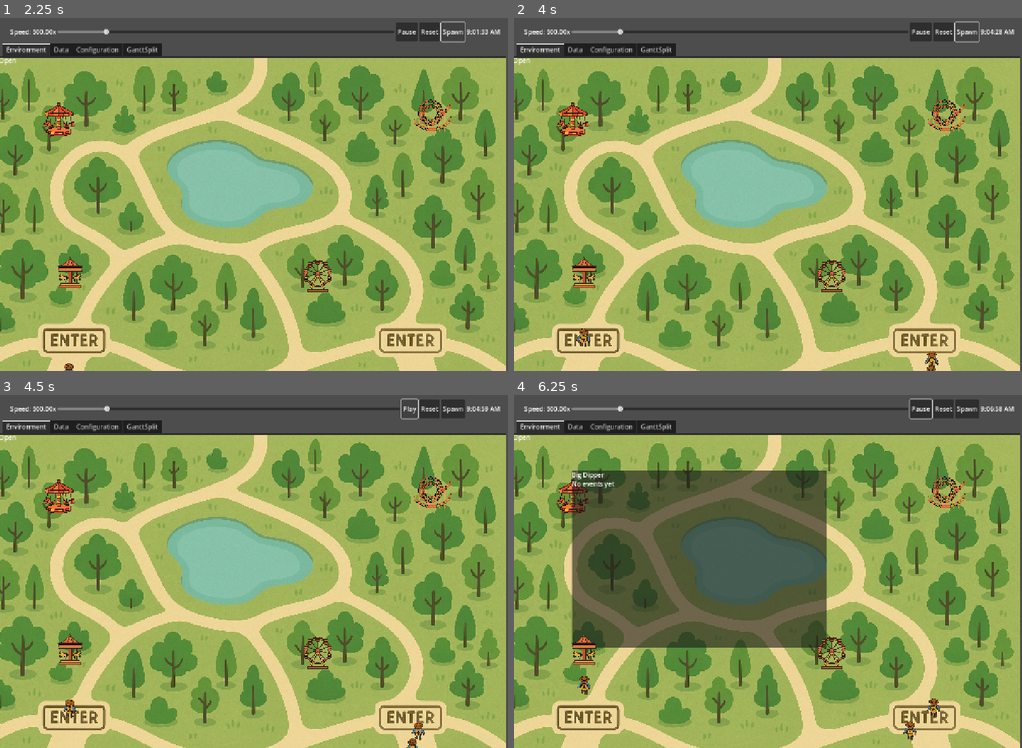
Above: before the commit, frames 1-4 (two rows, left to right).
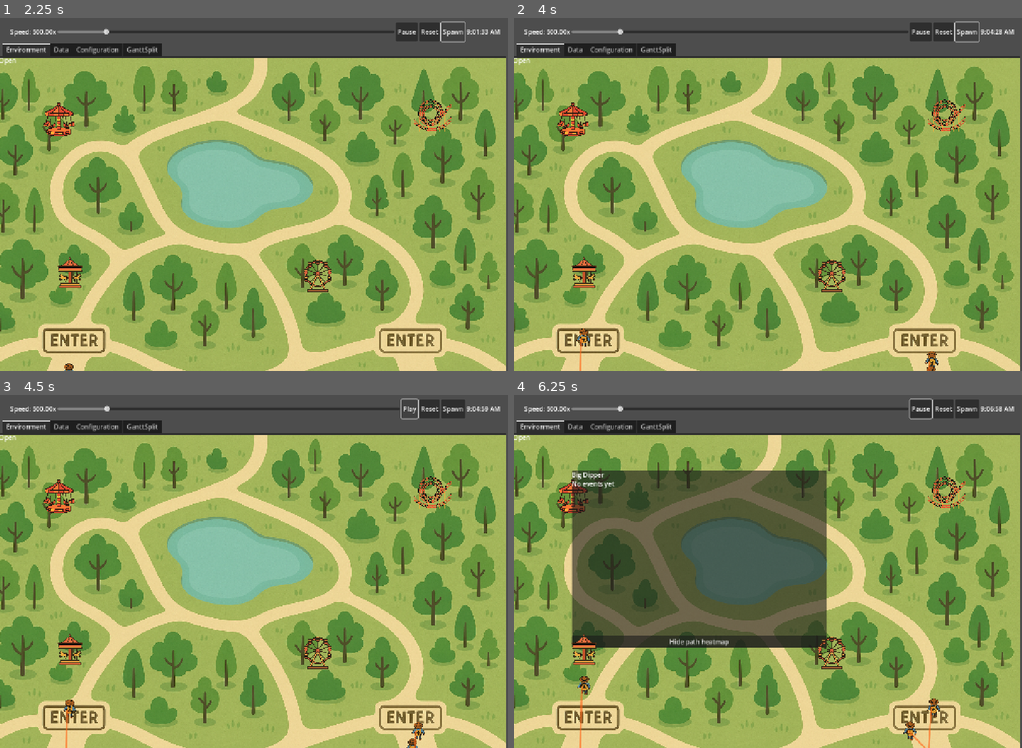
Above: after the commit, the same moments.

Repository: drewcydrew/sim-testing
Game: Godot game, scene res://Classes/World/World.tscn
Same seed, same stepped clock (60 frames per second), same inputs: the game is played once before the commit and once after it.
Inputs (mouse positions are in pixels of both pictures, inside the frame that each line leads up to):
- Up to frame 1 (2.25 s): click "Reset" at 0.5 s; click "Play" at 1.25 s; click "Spawn" at 2 s
- Up to frame 2 (4 s): click "Spawn" at 2.75 s; click "Spawn" at 3.5 s
- Up to frame 3 (4.5 s): click "Pause" at 4.25 s
- Up to frame 4 (6.25 s): click "Play" at 5 s; drag from (574, 497) to (834, 652) at 5.77 s

Frame 1 is identical in both runs. In frame 2, less than 0.1% of the frame differs, in the area x 12-82%, y 90-100%; in frame 3, less than 0.1%; in frame 4, 1.7%, in the area x 11-83%, y 68-100%.

Commit message:
adding heatmaps

Diff:
--- a/Classes/EventTooltip/event_tooltip.gd
+++ b/Classes/EventTooltip/event_tooltip.gd
@@ -9,9 +9,10 @@
 @export var display_type: String = ""
 
 ## Path to the RichTextLabel that will display the text
-@export var label_path: NodePath = "PanelContainer/MarginContainer/RichTextLabel"
+@export var label_path: NodePath = "PanelContainer/MarginContainer/VBoxContainer/RichTextLabel"
 
 var _label: RichTextLabel = null
+@onready var _heatmap_btn: Button = $PanelContainer/MarginContainer/VBoxContainer/HeatmapToggleButton
 
 # Closed events for this entity: { label, start_time, end_time, color, row_key, type }
 var _closed_events: Array[Dictionary] = []
@@ -33,14 +34,14 @@
 
 	# Subscribe to live updates from GanttHub (autoload singleton)
 	if typeof(GanttHub) != TYPE_NIL:
-		if not GanttHub.is_connected("event_recorded", Callable(self, "_on_hub_event_recorded")):
-			GanttHub.connect("event_recorded", Callable(self, "_on_hub_event_recorded"))
-		if not GanttHub.is_connected("event_opened", Callable(self, "_on_hub_event_opened")):
-			GanttHub.connect("event_opened", Callable(self, "_on_hub_event_opened"))
-		if not GanttHub.is_connected("event_finished", Callable(self, "_on_hub_event_finished")):
-			GanttHub.connect("event_finished", Callable(self, "_on_hub_event_finished"))
-		if GanttHub.has_signal("events_reset") and not GanttHub.is_connected("events_reset", Callable(self, "_on_hub_events_reset")):
-			GanttHub.connect("events_reset", Callable(self, "_on_hub_events_reset"))
+		if not GanttHub.is_connected("event_recorded", Callable(self , "_on_hub_event_recorded")):
+			GanttHub.connect("event_recorded", Callable(self , "_on_hub_event_recorded"))
+		if not GanttHub.is_connected("event_opened", Callable(self , "_on_hub_event_opened")):
+			GanttHub.connect("event_opened", Callable(self , "_on_hub_event_opened"))
+		if not GanttHub.is_connected("event_finished", Callable(self , "_on_hub_event_finished")):
+			GanttHub.connect("event_finished", Callable(self , "_on_hub_event_finished"))
+		if GanttHub.has_signal("events_reset") and not GanttHub.is_connected("events_reset", Callable(self , "_on_hub_events_reset")):
+			GanttHub.connect("events_reset", Callable(self , "_on_hub_events_reset"))
 
 	_rebuild_dirty = true
 	set_process(true)
@@ -86,7 +87,7 @@
 				_open_event = {
 					"label": o.get("label", ""),
 					"start_time": float(o.get("start_time", 0.0)),
-					"end_time": -1.0,  # sentinel for open
+					"end_time": - 1.0, # sentinel for open
 					"color": o.get("color", Color.WHITE),
 					"type": o.get("type", ""),
 					"row_key": row_key
@@ -131,7 +132,7 @@
 	_open_event = {
 		"label": payload.get("label", ""),
 		"start_time": float(payload.get("start_time", 0.0)),
-		"end_time": -1.0,
+		"end_time": - 1.0,
 		"color": payload.get("color", Color.WHITE),
 		"type": payload.get("type", ""),
 		"row_key": ev_row_key
@@ -262,3 +263,12 @@
 	if typeof(SimulationClock) != TYPE_NIL and SimulationClock.has_method("now"):
 		return float(SimulationClock.now())
 	return float(Time.get_ticks_msec()) / 1000.0
+
+
+func _on_heatmap_toggle_pressed() -> void:
+	var traveller: Node = get_parent()
+	if traveller == null or not traveller.has_method("toggle_trail"):
+		return
+	traveller.toggle_trail()
+	if is_instance_valid(_heatmap_btn):
+		_heatmap_btn.text = "Hide path heatmap" if traveller._trail_visible else "Show path heatmap"
--- a/Classes/EventTooltip/event_tooltip.tscn
+++ b/Classes/EventTooltip/event_tooltip.tscn
@@ -17,5 +17,15 @@
 [node name="MarginContainer" type="MarginContainer" parent="PanelContainer"]
 layout_mode = 2
 
-[node name="RichTextLabel" type="RichTextLabel" parent="PanelContainer/MarginContainer"]
+[node name="VBoxContainer" type="VBoxContainer" parent="PanelContainer/MarginContainer"]
 layout_mode = 2
+
+[node name="RichTextLabel" type="RichTextLabel" parent="PanelContainer/MarginContainer/VBoxContainer"]
+layout_mode = 2
+size_flags_vertical = 3
+
+[node name="HeatmapToggleButton" type="Button" parent="PanelContainer/MarginContainer/VBoxContainer"]
+layout_mode = 2
+text = "Hide path heatmap"
+
+[connection signal="pressed" from="PanelContainer/MarginContainer/VBoxContainer/HeatmapToggleButton" to="." method="_on_heatmap_toggle_pressed"]
--- /dev/null
+++ b/Classes/TrailOverlay/trail_overlay.gd
@@ -0,0 +1,25 @@
+extends Node2D
+class_name TrailOverlay
+
+@export var line_width: float = 3.0
+@export var line_color: Color = Color(1.0, 0.4, 0.1, 0.6)
+
+var _points: Array[Vector2] = []
+
+func _ready() -> void:
+	# Render in world space, independent of parent transform
+	top_level = true
+	visible = false
+
+func add_point(world_pos: Vector2) -> void:
+	_points.append(world_pos)
+	queue_redraw()
+
+func clear_points() -> void:
+	_points.clear()
+	queue_redraw()
+
+func _draw() -> void:
+	if _points.size() < 2:
+		return
+	draw_polyline(_points, line_color, line_width, true)
--- a/Classes/Traveller/traveller.gd
+++ b/Classes/Traveller/traveller.gd
@@ -1,4 +1,6 @@
 extends CharacterBody2D
+
+const TrailOverlayScript = preload("res://Classes/TrailOverlay/trail_overlay.gd")
 
 @export var movement_speed: float = 0.5
 @export var navigation_agent: NavigationAgent2D
@@ -15,7 +17,6 @@
 
 var _has_open_event: bool = false
 var _current_event_label: String = ""
-
 
 
 var home_entry_point: Node2D = null
@@ -26,24 +27,35 @@
 var _env: Node = null
 var _env_is_open: bool = true
 # Per-traveller event log, mirroring what we send to GanttHub
-var event_log: Array = []   # each entry: { "label", "start", "end", "color", "category", "note" }
+var event_log: Array = [] # each entry: { "label", "start", "end", "color", "category", "note" }
 var _current_event_index: int = -1
 
 var current_attraction: Node2D = null
 var is_visiting: bool = false
+
+# --- Trail / heatmap ---
+@export var trail_sample_distance: float = 6.0 # world pixels between path samples
+var _trail_overlay: Node2D = null
+var _trail_visible: bool = true
+var _last_sample_pos: Vector2 = Vector2.ZERO
 
 func _ready() -> void:
 	# --- Physics layers: assume environment/obstacles = layer 1, travellers = layer 2 ---
 	# Put traveller on layer 2:
 	set_collision_layer_value(1, false) # not on world layer
-	set_collision_layer_value(2, true)  # on travellers layer
+	set_collision_layer_value(2, true) # on travellers layer
 
 	# Collide only with world (layer 1), not with other travellers (layer 2):
-	set_collision_mask_value(1, true)   # collide with world/obstacles
-	set_collision_mask_value(2, false)  # ignore other travellers
+	set_collision_mask_value(1, true) # collide with world/obstacles
+	set_collision_mask_value(2, false) # ignore other travellers
 
 	#tap_button.pressed.connect(_on_tap_button_pressed)
 
+	_trail_overlay = Node2D.new()
+	_trail_overlay.set_script(TrailOverlayScript)
+	add_child(_trail_overlay)
+	_trail_overlay.visible = true
+	_last_sample_pos = global_position
 
 	pick_and_go_to_next_attraction()
 
@@ -55,7 +67,6 @@
 
 func _physics_process(delta: float) -> void:
 	# If we’re in a visiting coroutine, movement is paused.
-
 	if is_visiting:
 		return
 
@@ -75,6 +86,9 @@
 		var direction: Vector2 = (next_path_position - current_agent_position).normalized()
 		velocity = direction * movement_speed
 		move_and_slide()
+		if _trail_overlay != null and global_position.distance_to(_last_sample_pos) >= trail_sample_distance:
+			_trail_overlay.add_point(global_position)
+			_last_sample_pos = global_position
 	else:
 		velocity = Vector2.ZERO
 
@@ -123,7 +137,7 @@
 
 	# We don't manually finish "Travelling" here; _start_event("Waiting")
 	# will auto-close it for us.
-	current_attraction.emit_signal("visit_requested", self)
+	current_attraction.emit_signal("visit_requested", self )
 
 	start_event(
 		"Waiting",
@@ -227,7 +241,7 @@
 	var ev := {
 		"label": label,
 		"start": now,
-		"end": -1.0,  # -1 = still open
+		"end": - 1.0, # -1 = still open
 		"color": color,
 		"category": category,
 		"note": ""
@@ -236,7 +250,6 @@
 	_current_event_index = event_log.size() - 1
 	_current_event_label = label
 	_has_open_event = true
-
 
 
 func finish_event(note: String = "") -> void:
@@ -304,3 +317,8 @@
 		tooltip_instance.display_type = "PERSON"
 
 	_tooltip_open = true
+
+func toggle_trail() -> void:
+	_trail_visible = not _trail_visible
+	if _trail_overlay != null:
+		_trail_overlay.visible = _trail_visible
Not shown, added: Classes/TrailOverlay/trail_overlay.gd.uid
